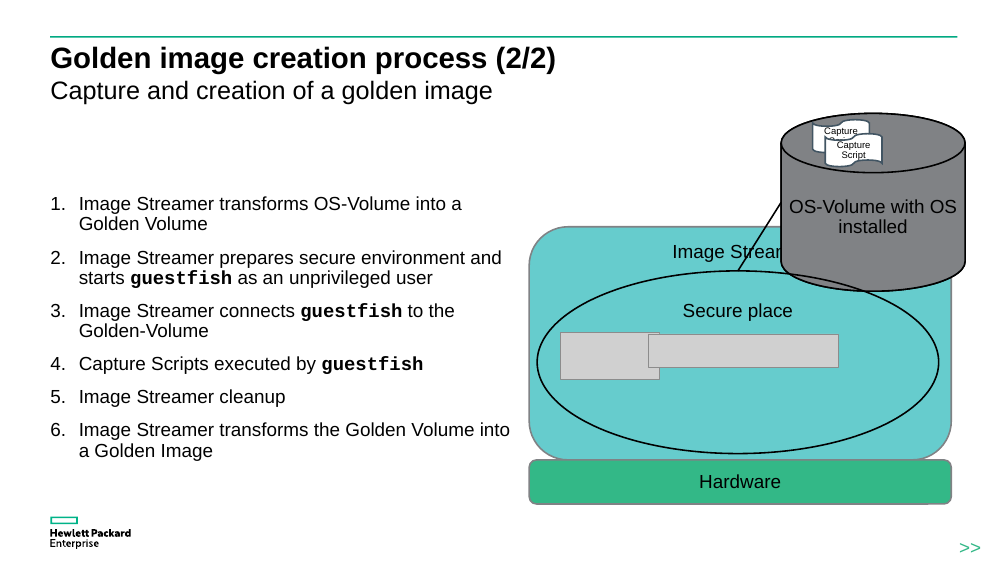
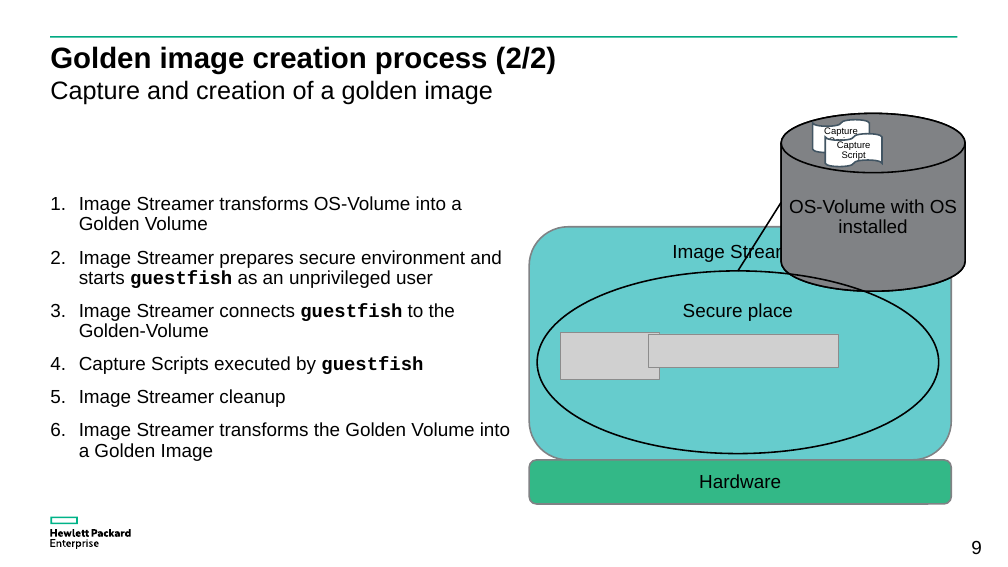
Before and after one commit to donzef/image-streamer-linux, a slide deck: slide 9 of docs/Guestfish-and-ImageStreamer.ppsx. Drawn at 1008x567 pixels with LibreOffice and Linux fonts; fonts in the diff are those of the drawing; grey boxes stand for pictures. Boxes give left, top, right and bottom in pixels: in the first picture for what was removed or moved away, otherwise in the second. Text is boxed around its words. In the diff, an @@ line names an element or a change of style, - is before the commit and + after.

```diff
--- a/docs/Guestfish-and-ImageStreamer.ppsx
+++ b/docs/Guestfish-and-ImageStreamer.ppsx
@@ text removed at bbox=[932, 529, 1008, 567] @@
->>
@@ page number added at bbox=[971, 540, 982, 554], 18 pt, text #000000 @@
+9
```
Also in this commit, not shown: 20 other slides changed, 1 slide added.
